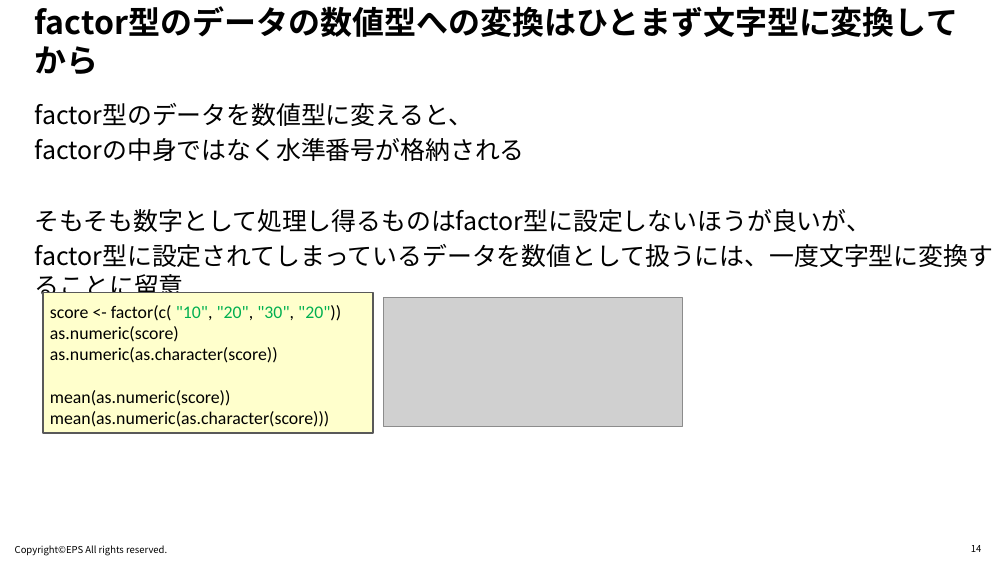
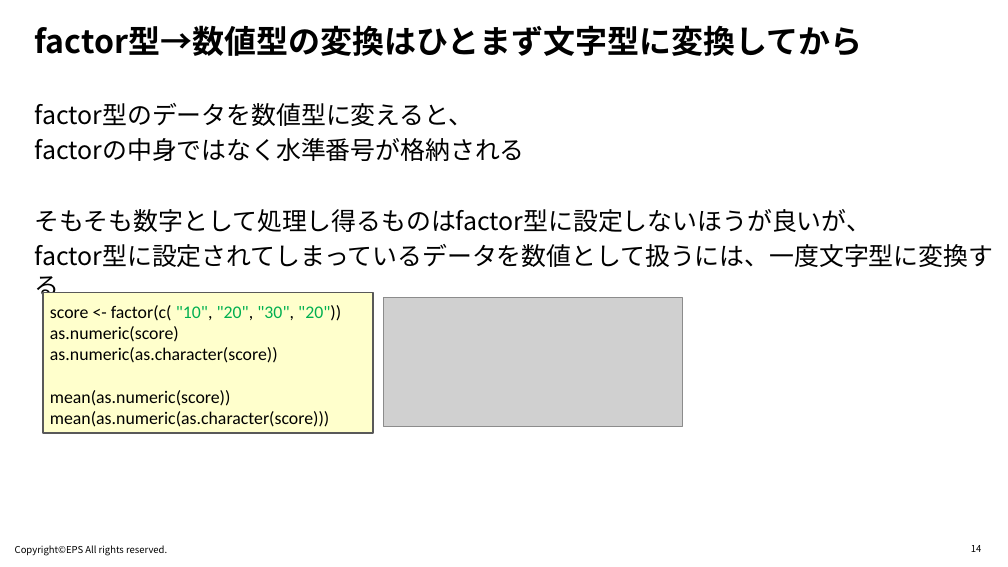
Before and after one commit to R-with-Pharma-Labo/Meetup_1, a slide deck: slide 14 of Materials/1440-1500_Oyama/Rの頑健なコードを書くにはどのような工夫が必要か.pptx. Drawn at 1008x567 pixels with LibreOffice and Linux fonts; fonts in the diff are those of the drawing; grey boxes stand for pictures; background and template pictures are left out. Boxes give left, top, right and bottom in pixels: in the first picture for what was removed or moved away, otherwise in the second. Text is boxed around its words. In the diff, an @@ line names an element or a change of style, - is before the commit and + after.

```diff
--- a/Materials/1440-1500_Oyama/Rの頑健なコードを書くにはどのような工夫が必要か.pptx
+++ b/Materials/1440-1500_Oyama/Rの頑健なコードを書くにはどのような工夫が必要か.pptx
@@ title at <box>35,25,862,56</box>: text changed @@
-factor型のデータの数値型への変換はひとまず文字型に変換してから
+factor型→数値型の変換はひとまず文字型に変換してから
@@ text at <box>35,244,993,302</box>: text changed @@
-factor型に設定されてしまっているデータを数値として扱うには、一度文字型に変換することに留意
+factor型に設定されてしまっているデータを数値として扱うには、一度文字型に変換する
```
Also in this commit, not shown: 12 other slides changed.
